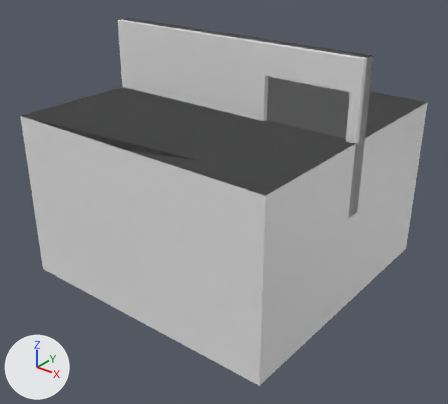
The FBX model Assets/Meshes/aasets_moduls.fbx: old version first, new version second.
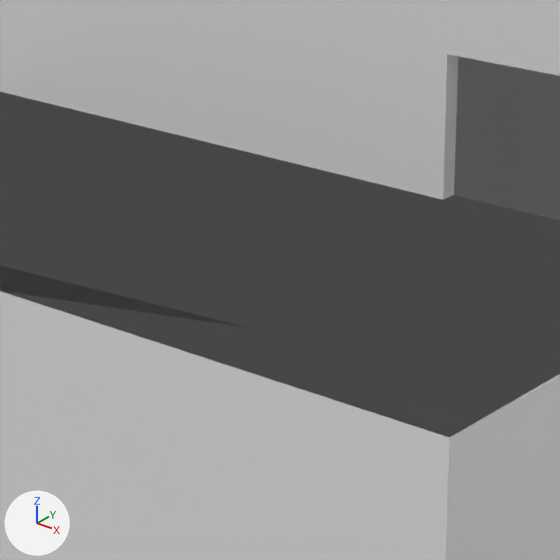
There are two pictures of each version: one whole from a 50 mm camera at (6.38, -8.16, 3.23) aimed at (0.13, -0.35, -1.61), one close up on the part from 28% to 67% of the width and 15% to 58% of the height. Lighting does not change. The marker at lower left points along +X, +Y and +Z. Where no turn or scale is listed for an object, it has been applied to the vertices.

Script lines for the objects in view, before the commit:
```python
me_cube_003 = bpy.data.meshes.new('Cube.003')
me_cube_003.from_pydata(...)  # a box spanning x -2.0..2.0, y -0.1..0.1, z -1.25..1.25
me_cube_006 = bpy.data.meshes.new('Cube.006')
me_cube_006.from_pydata(...)  # 236 vertices, 232 faces; spans x -2.5..2.5, y -0.2..0.2, z -1.25..1.25
me_plane_004 = bpy.data.meshes.new('Plane.004')
me_plane_004.from_pydata(...)  # 15 vertices, 17 faces; spans x -2.5..2.5, y -2.5..2.5, z 0.0
ob_floor_5x5_cukur = bpy.data.objects.new('floor_5x5_cukur', me_plane_004)
ob_floor_5x5_cukur.location = (0.0, 0.0, 0.0)
ob_wall_4m = bpy.data.objects.new('wall_4m', me_cube_003)
ob_wall_4m.location = (0.0, 0.0, 0.0)
ob_wall_5m_door = bpy.data.objects.new('wall_5m_door', me_cube_006)
ob_wall_5m_door.location = (0.0, 0.0, 0.0)
# also in view: 'floor_5x5' at (0.0, 0.0, 0.0); 'wall_5m' at (0.0, 0.0, 0.0); 'wall_5m_window' at (0.0, 0.0, 0.0); 'floor_5x5_cukur_kirik' at (0.0, 0.0, -1.5)
```
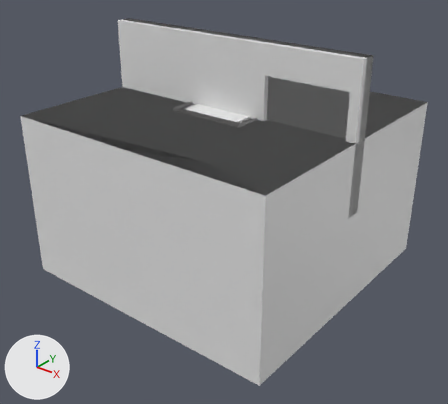
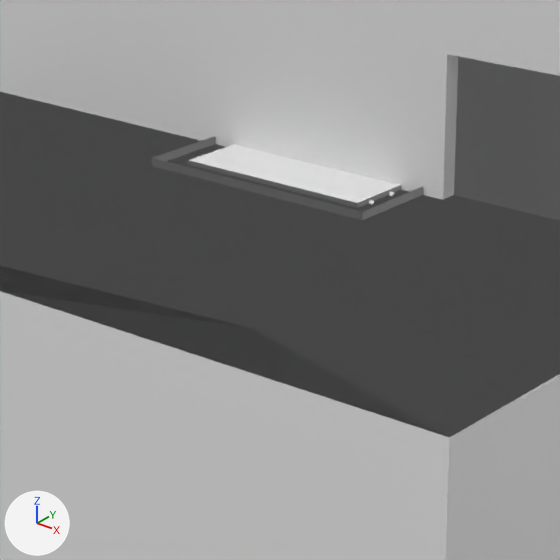
What changed in the scene script:
```text
Add me_cube_002:
    me_cube_002.from_pydata(...)  # 65 vertices, 35 faces; spans x -0.708..0.708, y -0.708..0.708, z -0.046..0.046
Add me_cube:
    me_cube.from_pydata(...)  # 37 vertices, 28 faces; spans x -0.708..0.708, y -0.708..0.708, z -0.046..0.046
Add ob_tavanlamasi_2:
    ob_tavanlamasi_2 = bpy.data.objects.new('tavanlamasi_2', me_cube_002)
    ob_tavanlamasi_2.location = (0.0, 0.0, 0.0)
Add ob_tavanlamasi:
    ob_tavanlamasi = bpy.data.objects.new('tavanlamasi', me_cube)
    ob_tavanlamasi.location = (0.0, 0.0, 0.0)
```

What differs and where, as boxes (x1, y1, x2, y2) in the close-ups (560 x 560 px):
'tavanlamasi_2', added
    after: (152, 136, 423, 220)
'tavanlamasi', added
    after: (189, 144, 401, 208)
'wall_5m', unchanged, covered by the edit
    both: (454, 57, 560, 220)
